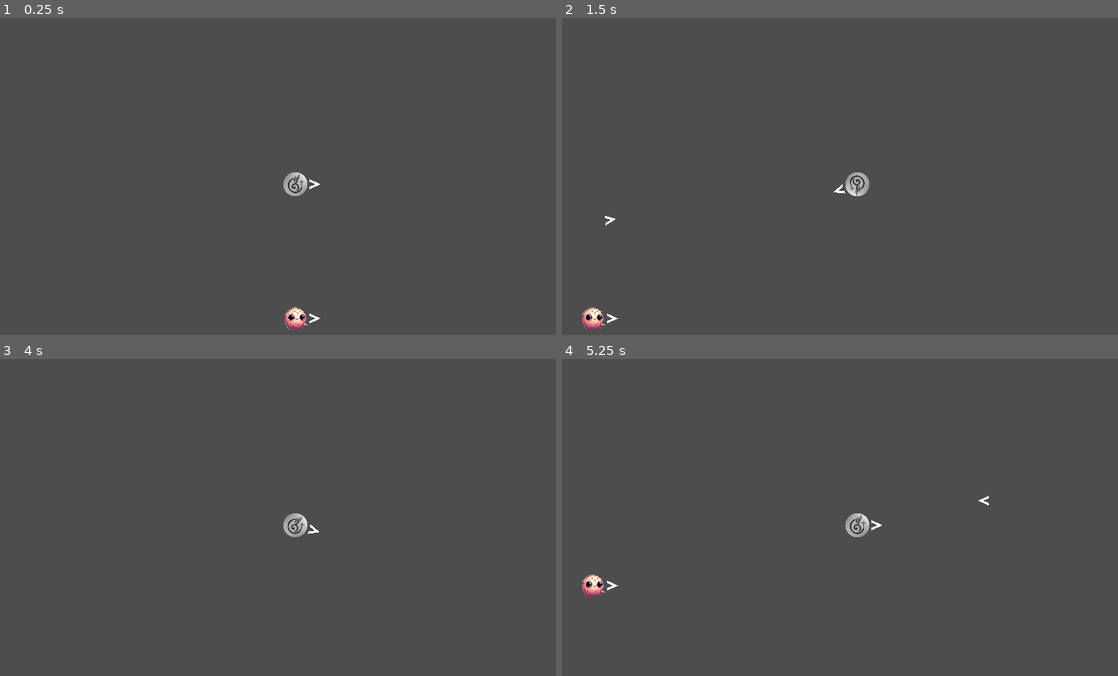
Above: before the commit, frames 1-4 (two rows, left to right).
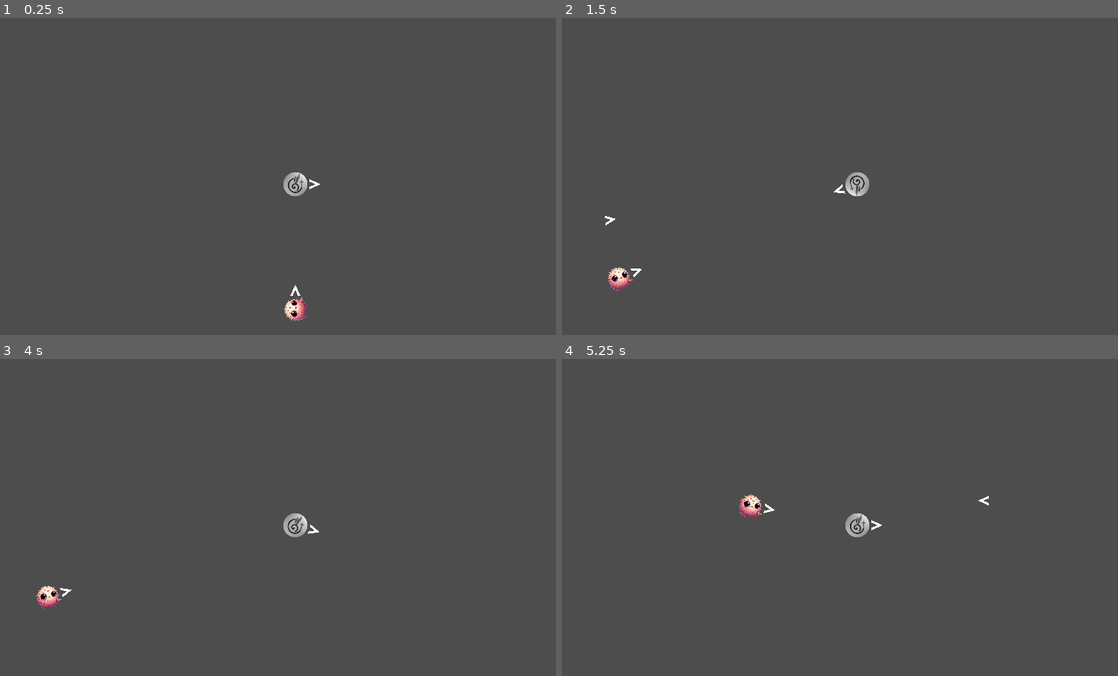
Above: after the commit, the same moments.

Repository: Pneumaturgy/PorNada
Game: Godot game, scene res://Scenes/Main.tscn
Same seed, same stepped clock (60 frames per second), same inputs: the game is played once before the commit and once after it.
Inputs (mouse positions are in pixels of both pictures, inside the frame that each line leads up to):
- Up to frame 1 (0.25 s): no input
- Up to frame 2 (1.5 s): tap Enter at 0.5 s; move the mouse to (984, 166) at 0.52 s; hold D (move_right) 0.53-1.25 s; click (984, 166) at 0.6 s; drag from (739, 201) to (595, 319) at 1.27 s
- Up to frame 3 (4 s): move the mouse to (355, 450) at 2.02 s; hold D (move_right) 2.03-2.75 s; tap Alt at 2.1 s; tap Space at 2.75 s; drag from (266, 590) to (116, 476) at 2.77 s; tap Enter at 3.5 s; move the mouse to (472, 574) at 3.52 s; hold A (move_left) from 3.53 s (still down); click (472, 574) at 3.6 s
- Up to frame 4 (5.25 s): release A (move_left) at 4.25 s; drag from (678, 476) to (767, 441) at 4.27 s; move the mouse to (884, 523) at 5.02 s; hold S (move_down) from 5.03 s (still down); tap Alt at 5.1 s; click (884, 523) at 5.17 s

The runs differ from the first frame. In frame 1, 0.4% of the frame differs, in the area x 51-58%, y 84-99%; in frame 2, 0.5%; in frame 3, 0.2%; in frame 4, 0.5%, in the area x 3-39%, y 42-76%.

Commit message:
Updated enemy to follow the player on sight

Diff:
--- a/Scenes/Alien.tscn
+++ b/Scenes/Alien.tscn
@@ -14,6 +14,11 @@
 
 [node name="Alien" type="CharacterBody2D"]
 script = ExtResource("1_xdxhu")
+properties = {
+"defense": 10.0,
+"health": 100.0,
+"speed": 30.0
+}
 
 [node name="AlienSprite" type="Sprite2D" parent="."]
 scale = Vector2(0.05, 0.05)
@@ -42,3 +47,4 @@
 
 [connection signal="body_entered" from="AttackRange" to="." method="_on_attack_range_body_entered"]
 [connection signal="body_entered" from="VisionRange" to="." method="_on_vision_range_body_entered"]
+[connection signal="body_exited" from="VisionRange" to="." method="_on_vision_range_body_exited"]
--- a/Scenes/Main.tscn
+++ b/Scenes/Main.tscn
@@ -12,6 +12,7 @@
 grow_vertical = 2
 
 [node name="Player" parent="." instance=ExtResource("2_463pk")]
+unique_name_in_owner = true
 position = Vector2(0, -109)
 
 [node name="Alien" parent="." instance=ExtResource("2_ljluj")]
--- a/Scripts/alien.gd
+++ b/Scripts/alien.gd
@@ -10,15 +10,24 @@
 	# on enter, move towards player
 		# up to a limit
 
+@onready var player = %Player
+
+var is_chasing = false
+var direction
 
 # Called when the node enters the scene tree for the first time.
 func _ready():
+	velocity = Vector2(0, get_property("speed"))
 	pass # Replace with function body.
 
 
 # Called every frame. 'delta' is the elapsed time since the previous frame.
 func _process(delta):
-	pass
+	if is_chasing:
+		direction = (player.global_position - global_position).normalized()
+		velocity = direction * get_property("speed")
+		look_at(player.global_position)
+		move_and_slide()
 
 
 func _on_attack_range_body_entered(body):
@@ -28,4 +37,11 @@
 
 func _on_vision_range_body_entered(body):
 	if body is Player:
+		is_chasing = true
 		print('coming to geeeet you!!')
+
+
+func _on_vision_range_body_exited(body):
+	if body is Player:
+		is_chasing = false
+		print('where did you go??')
